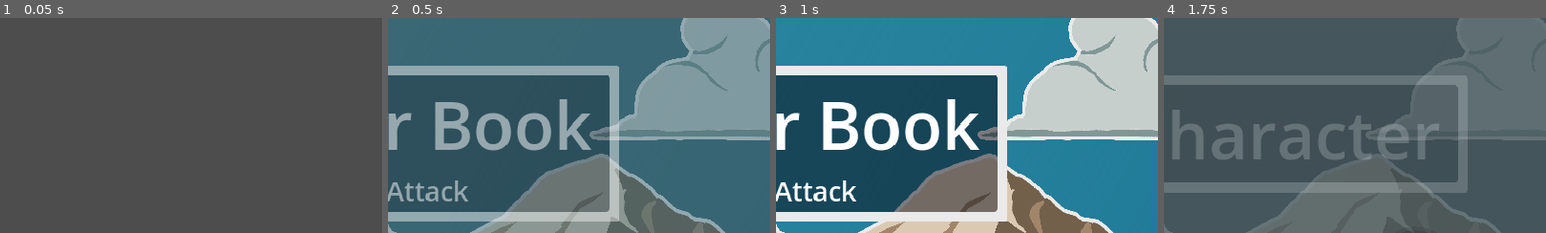
Above: before the commit, frames 1-4 (left to right).
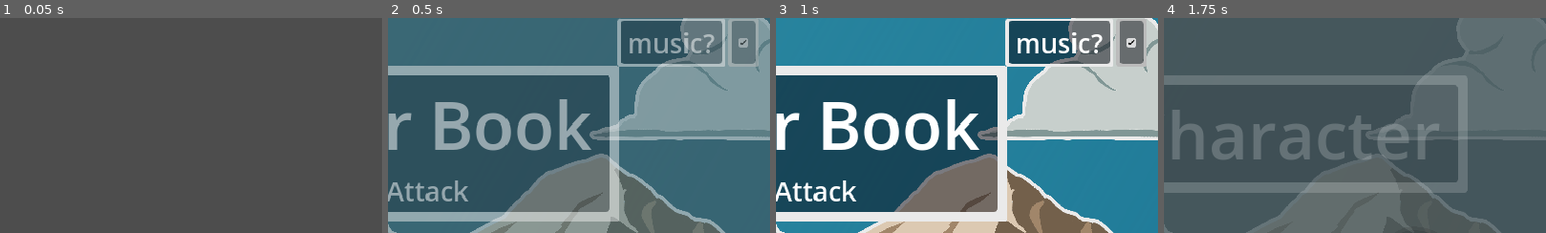
Above: after the commit, the same moments.

Repository: MajorZiploc/sticker_book_moments
Game: Godot game, scene res://scenes/title_scene.tscn
Two runs of this game, one before a commit and one after it. Both use one fixed random seed, a clock stepped at 60 frames per second and the inputs below.
Inputs (mouse positions are % of the whole screen's width and height, from its top left):
- Up to frame 1 (0.05 s): no input
- Up to frame 2 (0.5 s): no input
- Up to frame 3 (1 s): click (2, 6) at 0.5 s
- Up to frame 4 (1.75 s): click "Play" at 1.25 s
The pictures show only the part of the screen within x 50-100%, y 0-50%; the shares and areas given below are measured in that part.

Frame 1 is identical in both runs. In frame 2, 5.3% of the frame differs, in the area x 60-97%, y 0-23%; in frame 3, 7.4%; in frame 4, nothing differs.

Commit message:
music toggling on title scene

Diff:
--- a/app_state.gd
+++ b/app_state.gd
@@ -5,6 +5,8 @@
 var current_data_file_name = data_file_name_1;
 
 var data = {};
+
+var dirty_data = {};
 
 func load_data(data_file):
   if FileAccess.file_exists(data_file["name"]):
@@ -35,3 +37,8 @@
   data[key] = data.get(key, {});
   data[key].merge(data_, true);
   return data;
+
+func insert_dirty_data(key, data_):
+  dirty_data[key] = dirty_data.get(key, {});
+  dirty_data[key].merge(data_, true);
+  return dirty_data;
--- a/scenes/title_scene.gd
+++ b/scenes/title_scene.gd
@@ -3,6 +3,8 @@
 
 @onready var ui = $ui_root/ui;
 @onready var mobile_checkbox: CheckBox = $ui_root/ui/mobile/checkbox;
+@onready var music_checkbox: CheckBox = $ui_root/ui/music_on/checkbox;
+@onready var music: AudioStreamPlayer2D = $music;
 
 var pause_menu: Node;
 var stats_page: Node;
@@ -14,11 +16,15 @@
   var scene_tween_time = Constants.std_tween_time;
   SceneHelper.fade_in([self, ui], scene_tween_time);
   stats_page = SceneHelper.make_stats_page();
+  AppState.insert_dirty_data("music", { "bg": music });
   AppState.load_data(AppState.current_data_file_name);
   var is_mobile = AppState.data.get(Constants.options, {}).get("is_mobile", OSHelper.is_mobile());
+  var music_on = AppState.data.get(Constants.options, {}).get("music", {}).get("bg", true);
   OptionsHelper.set_is_mobile(is_mobile);
   OptionsHelper.set_options();
+  OptionsHelper.sync_music();
   mobile_checkbox.button_pressed = is_mobile;
+  music_checkbox.button_pressed = music_on;
   ui.add_child(stats_page);
   AppState.save_session();
   await get_tree().create_timer(scene_tween_time).timeout;
@@ -38,3 +44,8 @@
   OptionsHelper.set_is_mobile(toggled_on);
   OptionsHelper.set_qte_mode(BattleSceneHelper.QTEMode.TOUCH if toggled_on else BattleSceneHelper.QTEMode.BUTTON);
   AppState.save_session();
+
+func _on_music_checkbox_toggled(toggled_on: bool):
+  OptionsHelper.set_music_on(toggled_on);
+  OptionsHelper.sync_music();
+  AppState.save_session();
--- a/scenes/title_scene.tscn
+++ b/scenes/title_scene.tscn
@@ -136,6 +136,23 @@
 theme_type_variation = &"HeaderMedium"
 text = "mobile?"
 
+[node name="music_on" type="BoxContainer" parent="ui_root/ui"]
+offset_left = 922.0
+offset_right = 1152.0
+offset_bottom = 75.0
+
+[node name="panel" type="PanelContainer" parent="ui_root/ui/music_on"]
+layout_mode = 2
+theme_type_variation = &"PanelSmallSticker"
+
+[node name="label" type="Label" parent="ui_root/ui/music_on/panel"]
+layout_mode = 2
+theme_type_variation = &"HeaderMedium"
+text = "music?"
+
+[node name="checkbox" type="CheckBox" parent="ui_root/ui/music_on"]
+layout_mode = 2
+
 [node name="cam" type="Camera2D" parent="."]
 position = Vector2(830, 361)
 zoom = Vector2(0.5, 0.5)
@@ -143,9 +160,9 @@
 [node name="music" type="AudioStreamPlayer2D" parent="."]
 stream = ExtResource("3_kywit")
 volume_db = -10.0
-autoplay = true
 
 [connection signal="button_up" from="ui_root/ui/play/btn" to="." method="_on_play_btn_button_up"]
 [connection signal="button_up" from="ui_root/ui/options_btn" to="." method="_on_options_btn_button_up"]
 [connection signal="button_up" from="ui_root/ui/stats_btn" to="." method="_on_stats_btn_button_up"]
 [connection signal="toggled" from="ui_root/ui/mobile/checkbox" to="." method="_on_mobile_checkbox_toggled"]
+[connection signal="toggled" from="ui_root/ui/music_on/checkbox" to="." method="_on_music_checkbox_toggled"]
--- a/utils/options_helper.gd
+++ b/utils/options_helper.gd
@@ -4,6 +4,7 @@
   set_window_mode(AppState.data.get(Constants.options, {}).get("window_mode", DisplayServer.window_get_mode()));
   var is_mobile = AppState.data.get(Constants.options, {}).get("is_mobile", false);
   set_qte_mode(AppState.data.get(Constants.options, {}).get("qte_mode", BattleSceneHelper.QTEMode.TOUCH if is_mobile else BattleSceneHelper.QTEMode.BUTTON));
+  set_music_on(AppState.data.get(Constants.options, {}).get("music", {}).get("on", true));
 
 func set_window_mode(window_mode):
   DisplayServer.window_set_mode(window_mode);
@@ -14,3 +15,14 @@
 
 func set_is_mobile(is_mobile):
   AppState.insert_data(Constants.options, { "is_mobile": is_mobile });
+
+func set_music_on(music_on):
+  AppState.insert_data(Constants.options, { "music": { "on": music_on } });
+
+func sync_music():
+  var music: AudioStreamPlayer2D = AppState.dirty_data.get("music", {}).get("bg", null);
+  if not music: return;
+  if AppState.data.get(Constants.options, {}).get("music", {}).get("on", true):
+    music.play();
+  else:
+    music.stop();
